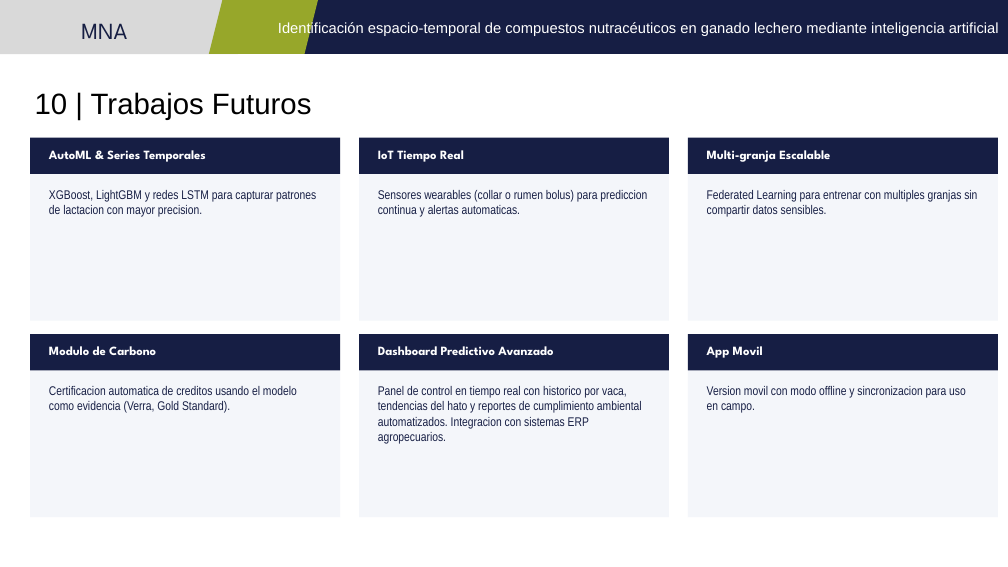
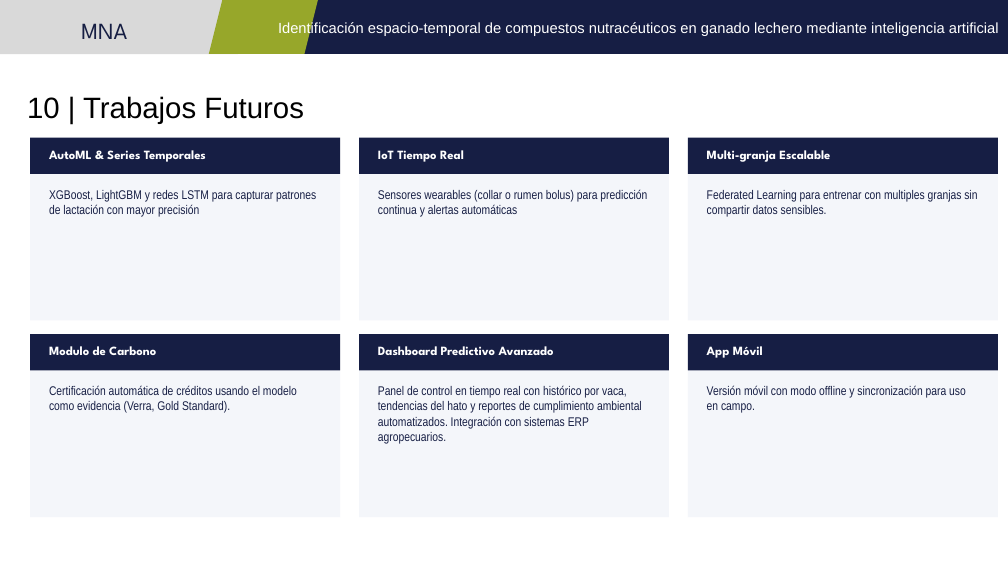
Before and after one commit to jperezg86/ml-nutraceuticos-ganado-lechero, a slide deck: slide 15 of docs/Presentacion_E6_v3_FINAL_Equipo48.pptx. Drawn at 1008x567 pixels with LibreOffice and Linux fonts; fonts in the diff are those of the drawing. Boxes give left, top, right and bottom in pixels: in the first picture for what was removed or moved away, otherwise in the second. Text is boxed around its words. In the diff, an @@ line names an element or a change of style, - is before the commit and + after.

```diff
--- a/docs/Presentacion_E6_v3_FINAL_Equipo48.pptx
+++ b/docs/Presentacion_E6_v3_FINAL_Equipo48.pptx
@@ title "10 | Trabajos Futuros": place and size @@
-title "10 | Trabajos Futuros" at (35,92,312,120)
+title "10 | Trabajos Futuros" at (27,96,304,124)
@@ text at (49,190,316,217): text changed @@
-XGBoost, LightGBM y redes LSTM para capturar patrones de lactacion con mayor precision.
+XGBoost, LightGBM y redes LSTM para capturar patrones de lactación con mayor precisión
@@ text at (378,189,647,217): text changed @@
-Sensores wearables (collar o rumen bolus) para prediccion continua y alertas automaticas.
+Sensores wearables (collar o rumen bolus) para predicción continua y alertas automáticas
@@ text at (707,346,763,358): text changed @@
-App Movil
+App Móvil
@@ text at (49,385,297,413): text changed @@
-Certificacion automatica de creditos usando el modelo como evidencia (Verra, Gold Standard).
+Certificación automática de créditos usando el modelo como evidencia (Verra, Gold Standard).
@@ text at (378,385,627,398): text changed @@
-Panel de control en tiempo real con historico por vaca,
+Panel de control en tiempo real con histórico por vaca,
@@ text at (707,385,966,413): text changed @@
-Version movil con modo offline y sincronizacion para uso en campo.
+Versión móvil con modo offline y sincronización para uso en campo.
@@ text at (378,416,589,444): text changed @@
-automatizados. Integracion con sistemas ERP agropecuarios.
+automatizados. Integración con sistemas ERP agropecuarios.
```
Also in this commit, not shown: 16 other slides changed.
